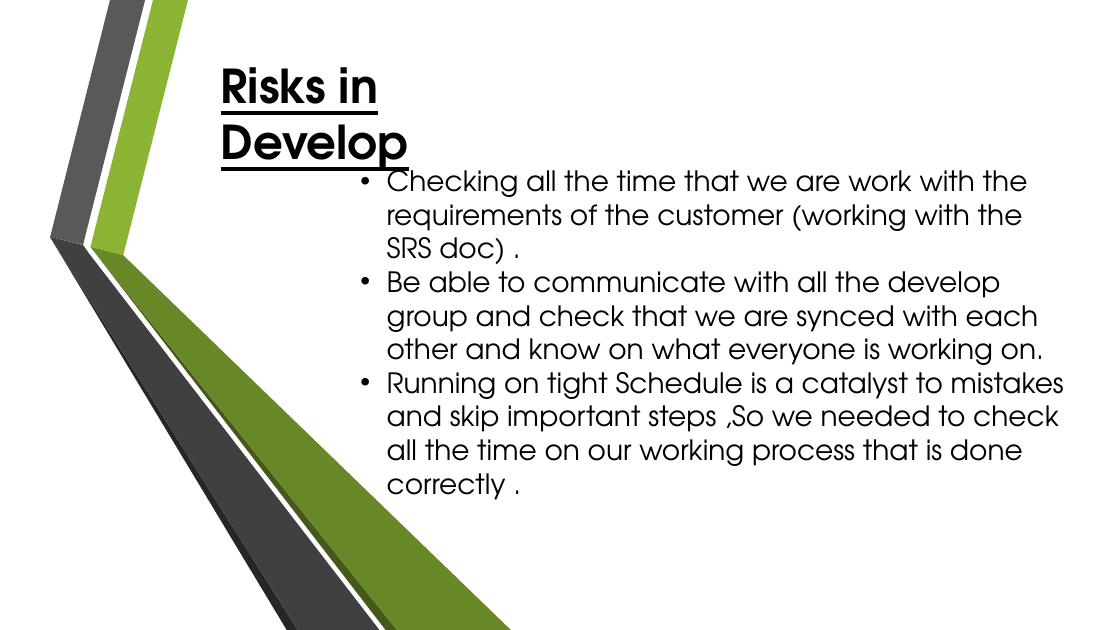
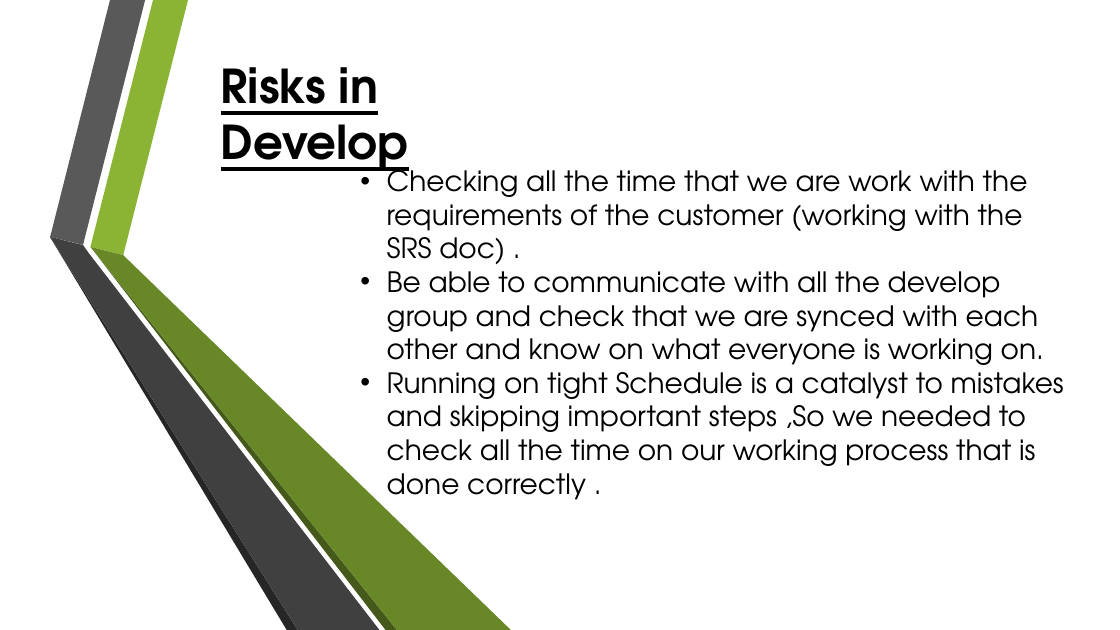
Before and after one commit to SCE-SWE-2018-G3/ticket-management-system, a slide deck: slide 12 of Presentation/TicketMan®.pptx. Drawn at 1120x630 pixels with LibreOffice and Linux fonts; fonts in the diff are those of the drawing; background and template pictures are left out. Boxes give left, top, right and bottom in pixels: in the first picture for what was removed or moved away, otherwise in the second. Text is boxed around its words. In the diff, an @@ line names an element or a change of style, - is before the commit and + after.

```diff
--- a/Presentation/TicketMan®.pptx
+++ b/Presentation/TicketMan®.pptx
@@ text at (387,363,1064,500): text changed @@
-• Running on tight Schedule is a catalyst to mistakes and skip important steps ,So we needed to check all the time on our working process that is done correctly .
+• Running on tight Schedule is a catalyst to mistakes and skipping important steps ,So we needed to check all the time on our working process that is done correctly .
```
Also in this commit, not shown: 8 other slides changed, 1 other file.
